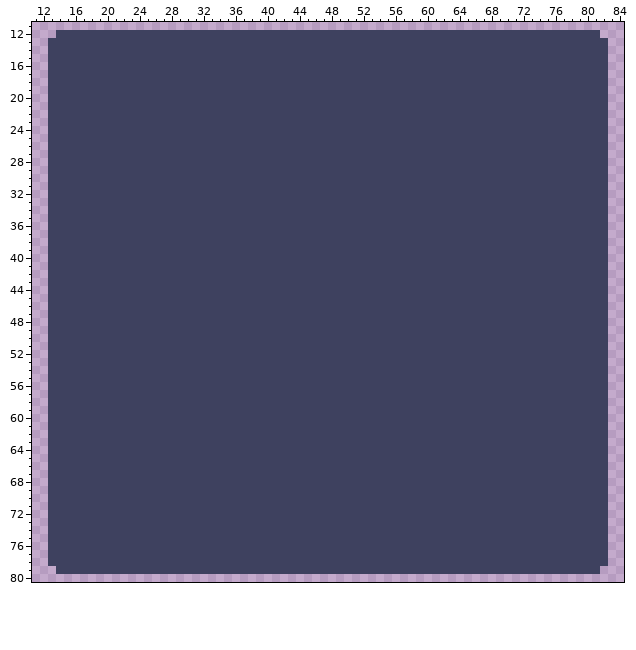
Pixel-art file -- Assets/Sprites/Background/bilcoDoor.aseprite. The picture above is the old version.
92x92 pixels, 1 frame. Shown: x 11..84, y 11..80.
The same view after the edit:
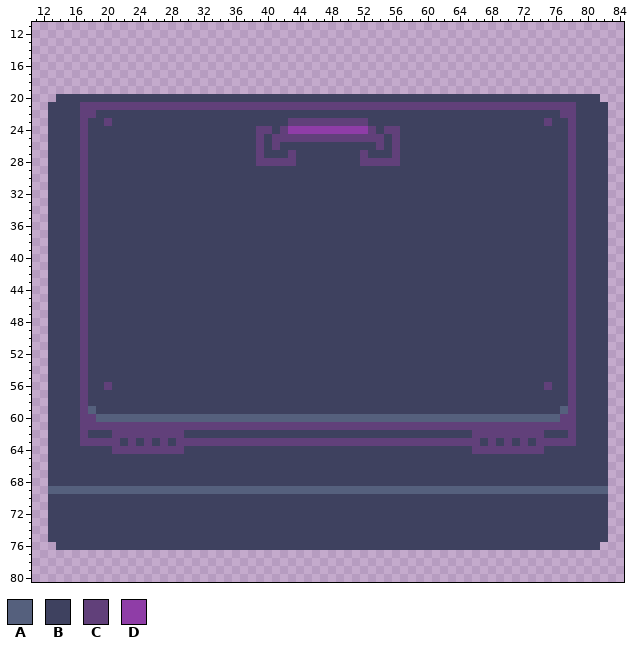
Palette (. is transparent): A #55607d  B #3e415f  C #61407a  D #8f3da7
Change:
layer "Layer 1" now hidden
layer "Layer 2" added
Changed rows in their new state; - is an unchanged pixel.
first column x 13:
12 -....................................................................-
13 ......................................................................
14 ......................................................................
15 ......................................................................
16 ......................................................................
17 ......................................................................
18 ......................................................................
19 ......................................................................
20 .--------------------------------------------------------------------.
21 ----CCCCCCCCCCCCCCCCCCCCCCCCCCCCCCCCCCCCCCCCCCCCCCCCCCCCCCCCCCCCCC----
22 ----CC----------------------------------------------------------CC----
23 ----C--C----------------------CCCCCCCCCC----------------------C--C----
24 ----C---------------------CC-CDDDDDDDDDDC-CC---------------------C----
25 ----C---------------------C-CCCCCCCCCCCCCC-C---------------------C----
26 ----C---------------------C-C------------C-C---------------------C----
27 ----C---------------------C---C--------C---C---------------------C----
28 ----C---------------------CCCCC--------CCCCC---------------------C----
29 ----C------------------------------------------------------------C----
30 ----C------------------------------------------------------------C----
31 ----C------------------------------------------------------------C----
32 ----C------------------------------------------------------------C----
33 ----C------------------------------------------------------------C----
34 ----C------------------------------------------------------------C----
35 ----C------------------------------------------------------------C----
36 ----C------------------------------------------------------------C----
37 ----C------------------------------------------------------------C----
38 ----C------------------------------------------------------------C----
39 ----C------------------------------------------------------------C----
40 ----C------------------------------------------------------------C----
41 ----C------------------------------------------------------------C----
42 ----C------------------------------------------------------------C----
43 ----C------------------------------------------------------------C----
44 ----C------------------------------------------------------------C----
45 ----C------------------------------------------------------------C----
46 ----C------------------------------------------------------------C----
47 ----C------------------------------------------------------------C----
48 ----C------------------------------------------------------------C----
49 ----C------------------------------------------------------------C----
50 ----C------------------------------------------------------------C----
51 ----C------------------------------------------------------------C----
52 ----C------------------------------------------------------------C----
53 ----C------------------------------------------------------------C----
54 ----C------------------------------------------------------------C----
55 ----C------------------------------------------------------------C----
56 ----C--C------------------------------------------------------C--C----
57 ----C------------------------------------------------------------C----
58 ----C------------------------------------------------------------C----
59 ----CA----------------------------------------------------------AC----
60 ----CCAAAAAAAAAAAAAAAAAAAAAAAAAAAAAAAAAAAAAAAAAAAAAAAAAAAAAAAAAACC----
61 ----CCCCCCCCCCCCCCCCCCCCCCCCCCCCCCCCCCCCCCCCCCCCCCCCCCCCCCCCCCCCCC----
62 ----C---CCCCCCCCC------------------------------------CCCCCCCCC---C----
63 ----CCCCC-C-C-C-CCCCCCCCCCCCCCCCCCCCCCCCCCCCCCCCCCCCCC-C-C-C-CCCCC----
64 --------CCCCCCCCC------------------------------------CCCCCCCCC--------
first column x 13:
69 AAAAAAAAAAAAAAAAAAAAAAAAAAAAAAAAAAAAAAAAAAAAAAAAAAAAAAAAAAAAAAAAAAAAAA
first column x 13:
76 .--------------------------------------------------------------------.
77 ......................................................................
78 ......................................................................
79 -....................................................................-
Changed places in both pictures, as pixel boxes (x1, y1, x2, y2):
changed: (48, 30, 608, 454)
changed: (48, 486, 608, 494)
erased: (48, 542, 608, 574)
